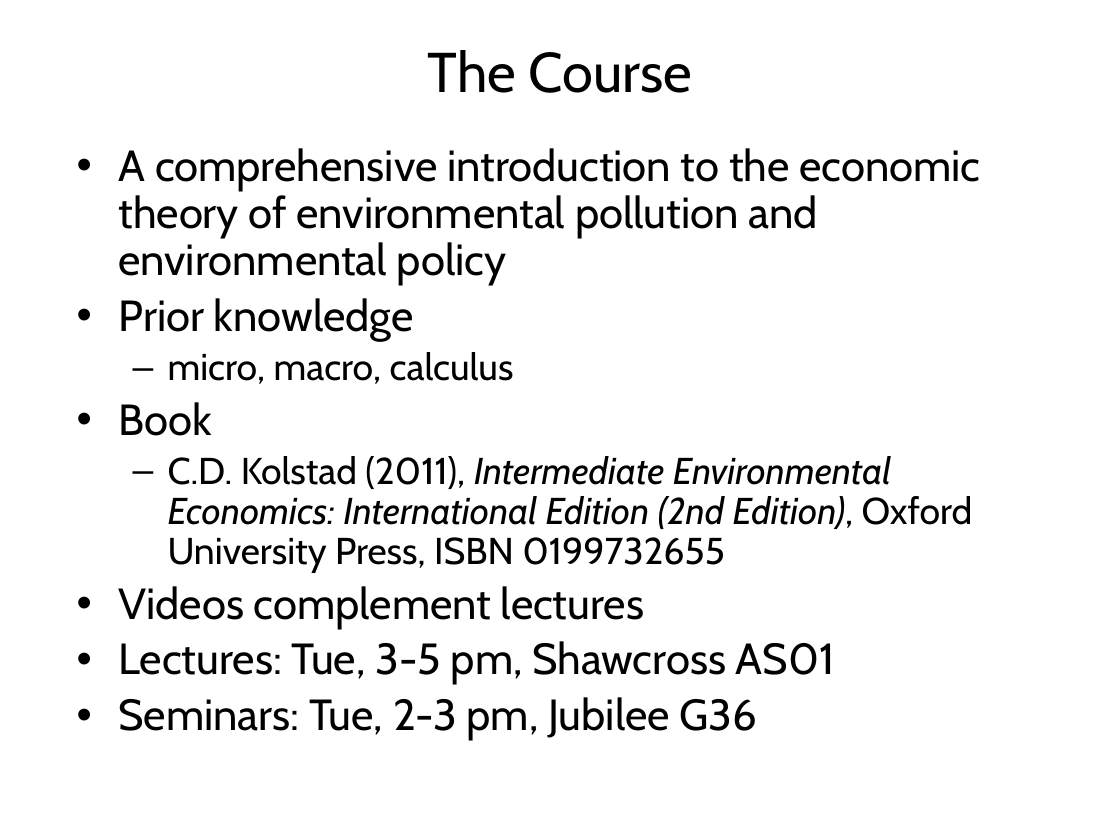
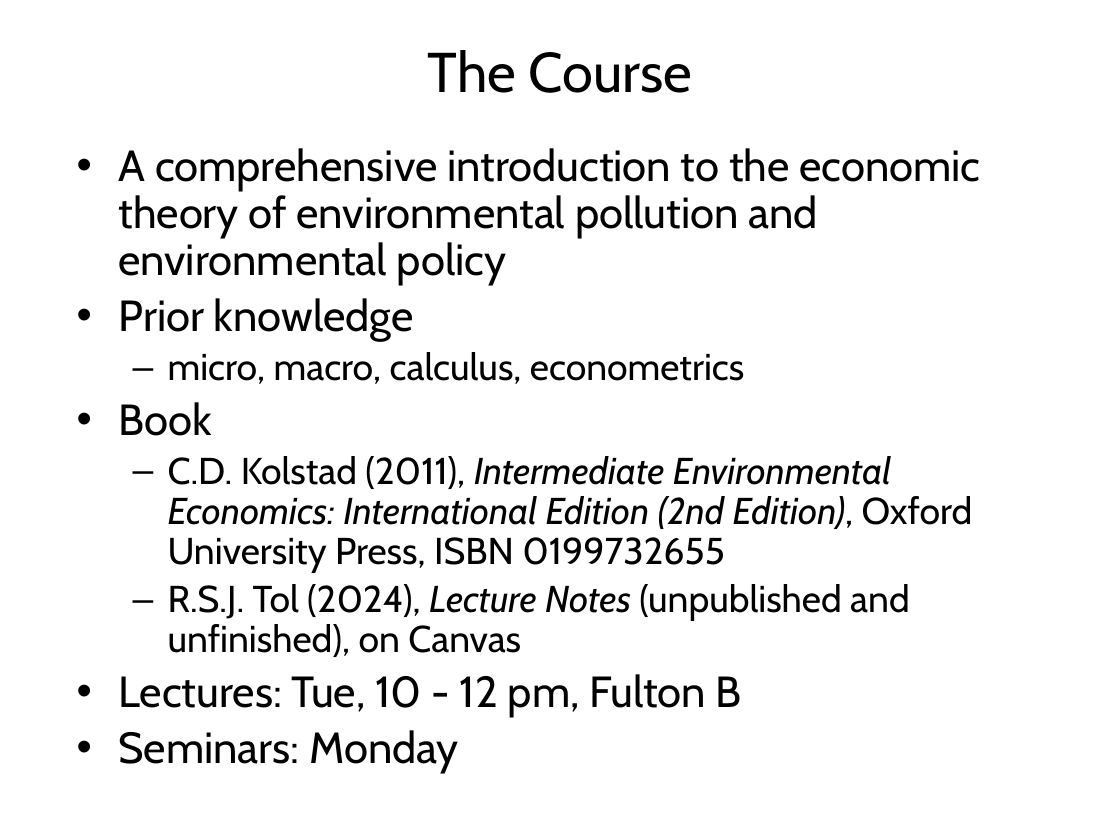
Before and after one commit to rtol/Environmental-Economics, a slide deck: slide 7 of EE0 Intro.pptx (slide 3 before the commit). Drawn at 1120x840 pixels with LibreOffice and Linux fonts; fonts in the diff are those of the drawing. Boxes give left, top, right and bottom in pixels: in the first picture for what was removed or moved away, otherwise in the second. Text is boxed around its words. In the diff, an @@ line names an element or a change of style, - is before the commit and + after.

```diff
--- a/EE0 Intro.pptx
+++ b/EE0 Intro.pptx
@@ text at (168, 352, 744, 384): text changed @@
-  – micro, macro, calculus
+  – micro, macro, calculus, econometrics
@@ text at (119, 584, 910, 712): text changed; size 28 to 24 pt @@
-• Videos complement lectures
-• Lectures: Tue, 3-5 pm, Shawcross AS01
-• Seminars: Tue, 2-3 pm, Jubilee G36
+  – R.S.J. Tol (2024), Lecture Notes (unpublished and unfinished), on Canvas
+• Lectures: Tue, 10 - 12 pm, Fulton B
+• Seminars: Monday
```
Also in this commit, not shown: 4 other slides changed, 5 slides added, 1 slide removed, 8 other files.
